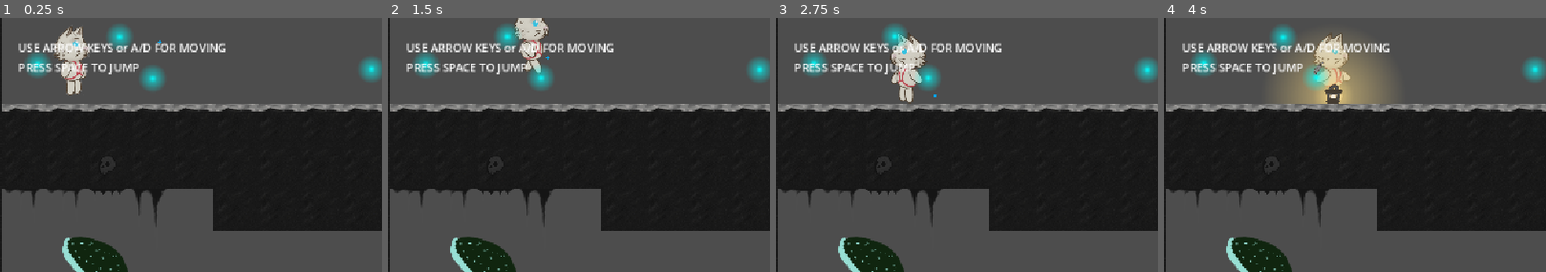
Above: before the commit, frames 1-4 (left to right).
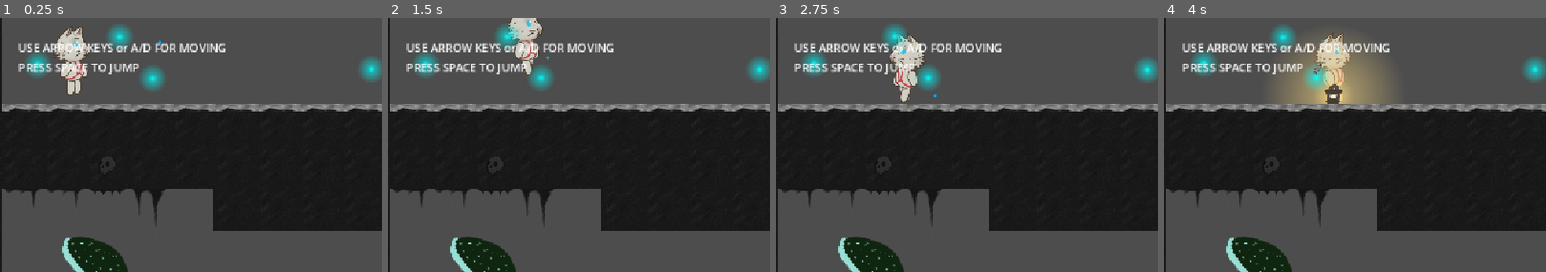
Above: after the commit, the same moments.

Repository: Mad2F/GameJam_2025
Game: Godot game, scene res://Game/Levels/LevelTutorial.tscn
Two runs of this game, one before a commit and one after it. Both use one fixed random seed, a clock stepped at 60 frames per second and the inputs below. Sound files missing from this copy of the repository are replaced by a short silence.
Inputs (mouse positions are % of the whole screen's width and height, from its top left):
- Up to frame 1 (0.25 s): no input
- Up to frame 2 (1.5 s): tap Space (move_jump) at 0.5, 0.77, 1.25 s; move the mouse to (72, 45) at 0.52 s; hold Right (move_right) from 0.53 s (still down); tap C (climb) at 0.6, 1.35 s; move the mouse to (30, 55) at 1.27 s
- Up to frame 3 (2.75 s): tap Space (move_jump) at 1.52, 2 s; move the mouse to (60, 28) at 2.02 s; release Right (move_right) at 2.03 s; hold Left (move_left) from 2.03 s (still down); hold Enter (enter) from 2.03 s (still down); tap C (climb) at 2.3 s
- Up to frame 4 (4 s): tap Space (move_jump) at 2.75, 3.02, 3.5, 3.77 s; move the mouse to (45, 70) at 2.77 s; release Left (move_left) at 2.78 s; release Enter (enter) at 2.78 s; hold Right (move_right) from 2.78 s (still down); tap G (use_grapin) at 2.85 s; tap C (climb) at 3.05, 3.8 s; move the mouse to (80, 65) at 3.52 s; hold E (use_lantern) from 3.53 s (still down)
The pictures show only the part of the screen within x 0-50%, y 0-50%; the shares and areas given below are measured in that part.

The runs differ from the first frame. In frame 1, 0.1% of the frame differs, in the area x 14-24%, y 2-31%; in frame 2, 1.0%, in the area x 31-42%, y 0-23%; in frame 3, 0.7%; in frame 4, 0.6%.

Commit message:
update sprite petit perso

Diff:
--- a/Game/player.tscn
+++ b/Game/player.tscn
@@ -1,12 +1,12 @@
-[gd_scene load_steps=41 format=3 uid="uid://dgk3j14qj66fo"]
+[gd_scene load_steps=42 format=3 uid="uid://dgk3j14qj66fo"]
 
 [ext_resource type="Script" uid="uid://c6ly5svc3dstr" path="res://Game/player.gd" id="1_h4tjw"]
-[ext_resource type="Texture2D" uid="uid://bgogyjqupyml3" path="res://Game/resources/sprites_player/sprites-climbing.png" id="2_oyrjc"]
-[ext_resource type="Texture2D" uid="uid://dwhxf45jq7v74" path="res://Game/resources/sprites_player/sprites-climbing-idle.png" id="3_ltdye"]
-[ext_resource type="Texture2D" uid="uid://fqfd2lem0kw2" path="res://Game/resources/sprites_player/sprites-jump.png" id="4_wxy0c"]
-[ext_resource type="Texture2D" uid="uid://bcsb3e4n7tokm" path="res://Game/resources/sprites_player/sprite-walking.png" id="5_ltdye"]
+[ext_resource type="Texture2D" uid="uid://dkudblk7oneng" path="res://Game/resources/sprites_player/sprites-climbing_2.png" id="2_uan04"]
+[ext_resource type="Texture2D" uid="uid://ckft70v84o36q" path="res://Game/resources/sprites_player/sprites-climbing-idle_2.png" id="3_uan04"]
+[ext_resource type="Texture2D" uid="uid://djym2gaegv584" path="res://Game/resources/sprites_player/sprites-jump_2.png" id="4_55vsq"]
+[ext_resource type="Texture2D" uid="uid://b7atagdugplg4" path="res://Game/resources/sprites_player/sprite-walking_2.png" id="5_uan04"]
 [ext_resource type="PackedScene" uid="uid://bnh8n283yi8w1" path="res://Game/Objects/rope_area.tscn" id="6_oyrjc"]
-[ext_resource type="Texture2D" uid="uid://slhbrjehhde1" path="res://Game/resources/sprites_player/sprites-idle.png" id="6_wxy0c"]
+[ext_resource type="Texture2D" uid="uid://ccvqbwpfpa3fu" path="res://Game/resources/sprites_player/sprites-idle_2.png" id="6_uan04"]
 [ext_resource type="PackedScene" uid="uid://m08mibsg58x0" path="res://Game/Objects/LightSource.tscn" id="7_ltdye"]
 [ext_resource type="AudioStream" uid="uid://bhnsufli8o2ad" path="res://Game/resources/audio/fall.ogg" id="7_oyrjc"]
 [ext_resource type="AudioStream" uid="uid://yduxwrcvrxjt" path="res://Game/resources/audio/step.ogg" id="8_ltdye"]
@@ -16,147 +16,154 @@
 [sub_resource type="RectangleShape2D" id="RectangleShape2D_5gpxt"]
 size = Vector2(49, 98)
 
-[sub_resource type="AtlasTexture" id="AtlasTexture_oah4x"]
-atlas = ExtResource("2_oyrjc")
-region = Rect2(43, 0, 160, 256)
-
-[sub_resource type="AtlasTexture" id="AtlasTexture_oyn4x"]
-atlas = ExtResource("2_oyrjc")
-region = Rect2(203, 0, 160, 256)
-
-[sub_resource type="AtlasTexture" id="AtlasTexture_55vsq"]
-atlas = ExtResource("2_oyrjc")
-region = Rect2(363, 0, 160, 256)
+[sub_resource type="AtlasTexture" id="AtlasTexture_v7jmu"]
+atlas = ExtResource("2_uan04")
+region = Rect2(0, 0, 256, 256)
+
+[sub_resource type="AtlasTexture" id="AtlasTexture_afkmq"]
+atlas = ExtResource("2_uan04")
+region = Rect2(256, 0, 256, 256)
+
+[sub_resource type="AtlasTexture" id="AtlasTexture_73f8u"]
+atlas = ExtResource("2_uan04")
+region = Rect2(512, 0, 256, 256)
+
+[sub_resource type="AtlasTexture" id="AtlasTexture_uyi2x"]
+atlas = ExtResource("2_uan04")
+region = Rect2(768, 0, 256, 256)
+
+[sub_resource type="AtlasTexture" id="AtlasTexture_i0ihy"]
+atlas = ExtResource("3_uan04")
+region = Rect2(0, 0, 256, 256)
+
+[sub_resource type="AtlasTexture" id="AtlasTexture_dgdgw"]
+atlas = ExtResource("3_uan04")
+region = Rect2(256, 0, 256, 256)
+
+[sub_resource type="AtlasTexture" id="AtlasTexture_x8ega"]
+atlas = ExtResource("3_uan04")
+region = Rect2(512, 0, 256, 256)
+
+[sub_resource type="AtlasTexture" id="AtlasTexture_c8p8j"]
+atlas = ExtResource("3_uan04")
+region = Rect2(768, 0, 256, 256)
 
 [sub_resource type="AtlasTexture" id="AtlasTexture_uan04"]
-atlas = ExtResource("2_oyrjc")
-region = Rect2(523, 0, 160, 256)
-
-[sub_resource type="AtlasTexture" id="AtlasTexture_i0ihy"]
-atlas = ExtResource("3_ltdye")
-region = Rect2(43, 0, 160, 256)
-
-[sub_resource type="AtlasTexture" id="AtlasTexture_dgdgw"]
-atlas = ExtResource("3_ltdye")
-region = Rect2(203, 0, 160, 256)
-
-[sub_resource type="AtlasTexture" id="AtlasTexture_x8ega"]
-atlas = ExtResource("3_ltdye")
-region = Rect2(363, 0, 160, 256)
-
-[sub_resource type="AtlasTexture" id="AtlasTexture_c8p8j"]
-atlas = ExtResource("3_ltdye")
-region = Rect2(523, 0, 160, 256)
+atlas = ExtResource("4_55vsq")
+region = Rect2(0, 0, 256, 256)
 
 [sub_resource type="AtlasTexture" id="AtlasTexture_fue66"]
-atlas = ExtResource("4_wxy0c")
-region = Rect2(10, 0, 160, 256)
+atlas = ExtResource("4_55vsq")
+region = Rect2(256, 0, 256, 256)
 
 [sub_resource type="AtlasTexture" id="AtlasTexture_f73ik"]
-atlas = ExtResource("4_wxy0c")
-region = Rect2(170, 0, 160, 256)
+atlas = ExtResource("4_55vsq")
+region = Rect2(512, 0, 256, 256)
 
 [sub_resource type="AtlasTexture" id="AtlasTexture_x5yi1"]
-atlas = ExtResource("4_wxy0c")
-region = Rect2(330, 0, 160, 256)
+atlas = ExtResource("4_55vsq")
+region = Rect2(768, 0, 256, 256)
 
 [sub_resource type="AtlasTexture" id="AtlasTexture_rhdce"]
-atlas = ExtResource("4_wxy0c")
-region = Rect2(490, 0, 160, 256)
+atlas = ExtResource("4_55vsq")
+region = Rect2(1024, 0, 256, 256)
 
 [sub_resource type="AtlasTexture" id="AtlasTexture_i0ocv"]
-atlas = ExtResource("4_wxy0c")
-region = Rect2(650, 0, 160, 256)
+atlas = ExtResource("4_55vsq")
+region = Rect2(1280, 0, 256, 256)
+
+[sub_resource type="AtlasTexture" id="AtlasTexture_q3p0d"]
+atlas = ExtResource("5_uan04")
+region = Rect2(0, 0, 256, 256)
+
+[sub_resource type="AtlasTexture" id="AtlasTexture_qg03y"]
+atlas = ExtResource("5_uan04")
+region = Rect2(256, 0, 256, 256)
+
+[sub_resource type="AtlasTexture" id="AtlasTexture_wmwp3"]
+atlas = ExtResource("5_uan04")
+region = Rect2(512, 0, 256, 256)
+
+[sub_resource type="AtlasTexture" id="AtlasTexture_yu7p2"]
+atlas = ExtResource("5_uan04")
+region = Rect2(768, 0, 256, 256)
+
+[sub_resource type="AtlasTexture" id="AtlasTexture_jd2lv"]
+atlas = ExtResource("5_uan04")
+region = Rect2(1024, 0, 256, 256)
+
+[sub_resource type="AtlasTexture" id="AtlasTexture_1v02h"]
+atlas = ExtResource("5_uan04")
+region = Rect2(1280, 0, 256, 256)
+
+[sub_resource type="AtlasTexture" id="AtlasTexture_8uqo0"]
+atlas = ExtResource("5_uan04")
+region = Rect2(1536, 0, 256, 256)
+
+[sub_resource type="AtlasTexture" id="AtlasTexture_p77c3"]
+atlas = ExtResource("5_uan04")
+region = Rect2(1792, 0, 256, 256)
+
+[sub_resource type="AtlasTexture" id="AtlasTexture_k6jfk"]
+atlas = ExtResource("5_uan04")
+region = Rect2(2048, 0, 256, 256)
 
 [sub_resource type="AtlasTexture" id="AtlasTexture_pnbr7"]
-atlas = ExtResource("4_wxy0c")
-region = Rect2(810, 0, 160, 256)
-
-[sub_resource type="AtlasTexture" id="AtlasTexture_wxy0c"]
-atlas = ExtResource("5_ltdye")
-region = Rect2(32, 0, 169, 256)
-
-[sub_resource type="AtlasTexture" id="AtlasTexture_q3p0d"]
-atlas = ExtResource("5_ltdye")
-region = Rect2(201, 0, 169, 256)
-
-[sub_resource type="AtlasTexture" id="AtlasTexture_qg03y"]
-atlas = ExtResource("5_ltdye")
-region = Rect2(370, 0, 169, 256)
-
-[sub_resource type="AtlasTexture" id="AtlasTexture_wmwp3"]
-atlas = ExtResource("5_ltdye")
-region = Rect2(539, 0, 169, 256)
-
-[sub_resource type="AtlasTexture" id="AtlasTexture_yu7p2"]
-atlas = ExtResource("5_ltdye")
-region = Rect2(708, 0, 169, 256)
-
-[sub_resource type="AtlasTexture" id="AtlasTexture_jd2lv"]
-atlas = ExtResource("5_ltdye")
-region = Rect2(877, 0, 169, 256)
-
-[sub_resource type="AtlasTexture" id="AtlasTexture_1v02h"]
-atlas = ExtResource("5_ltdye")
-region = Rect2(1046, 0, 169, 256)
-
-[sub_resource type="AtlasTexture" id="AtlasTexture_8uqo0"]
-atlas = ExtResource("5_ltdye")
-region = Rect2(1215, 0, 169, 256)
+atlas = ExtResource("6_uan04")
+region = Rect2(0, 0, 256, 256)
 
 [sub_resource type="AtlasTexture" id="AtlasTexture_47pij"]
-atlas = ExtResource("6_wxy0c")
-region = Rect2(42, 0, 160, 256)
+atlas = ExtResource("6_uan04")
+region = Rect2(256, 0, 256, 256)
 
 [sub_resource type="AtlasTexture" id="AtlasTexture_vwljm"]
-atlas = ExtResource("6_wxy0c")
-region = Rect2(202, 0, 160, 256)
+atlas = ExtResource("6_uan04")
+region = Rect2(512, 0, 256, 256)
 
 [sub_resource type="AtlasTexture" id="AtlasTexture_dc5xv"]
-atlas = ExtResource("6_wxy0c")
-region = Rect2(362, 0, 160, 256)
-
-[sub_resource type="AtlasTexture" id="AtlasTexture_n07e0"]
-atlas = ExtResource("6_wxy0c")
-region = Rect2(522, 0, 160, 256)
+atlas = ExtResource("6_uan04")
+region = Rect2(768, 0, 256, 256)
 
 [sub_resource type="SpriteFrames" id="SpriteFrames_5gpxt"]
 animations = [{
 "frames": [{
 "duration": 1.0,
-"texture": SubResource("AtlasTexture_oah4x")
-}, {
-"duration": 1.0,
-"texture": SubResource("AtlasTexture_oyn4x")
-}, {
-"duration": 1.0,
-"texture": SubResource("AtlasTexture_55vsq")
-}, {
+"texture": SubResource("AtlasTexture_v7jmu")
+}, {
+"duration": 1.0,
+"texture": SubResource("AtlasTexture_afkmq")
+}, {
+"duration": 1.0,
+"texture": SubResource("AtlasTexture_73f8u")
+}, {
+"duration": 1.0,
+"texture": SubResource("AtlasTexture_uyi2x")
+}],
+"loop": true,
+"name": &"Climb",
+"speed": 5.0
+}, {
+"frames": [{
+"duration": 1.0,
+"texture": SubResource("AtlasTexture_i0ihy")
+}, {
+"duration": 1.0,
+"texture": SubResource("AtlasTexture_dgdgw")
+}, {
+"duration": 1.0,
+"texture": SubResource("AtlasTexture_x8ega")
+}, {
+"duration": 1.0,
+"texture": SubResource("AtlasTexture_c8p8j")
+}],
+"loop": true,
+"name": &"Climb_Idle",
+"speed": 5.0
+}, {
+"frames": [{
 "duration": 1.0,
 "texture": SubResource("AtlasTexture_uan04")
-}],
-"loop": true,
-"name": &"Climb",
-"speed": 5.0
-}, {
-"frames": [{
-"duration": 1.0,
-"texture": SubResource("AtlasTexture_i0ihy")
-}, {
-"duration": 1.0,
-"texture": SubResource("AtlasTexture_dgdgw")
-}, {
-"duration": 1.0,
-"texture": SubResource("AtlasTexture_x8ega")
-}, {
-"duration": 1.0,
-"texture": SubResource("AtlasTexture_c8p8j")
-}],
-"loop": true,
-"name": &"Climb_Idle",
-"speed": 5.0
-}, {
-"frames": [{
+}, {
 "duration": 1.0,
 "texture": SubResource("AtlasTexture_fue66")
 }, {
@@ -171,9 +178,6 @@
 }, {
 "duration": 1.0,
 "texture": SubResource("AtlasTexture_i0ocv")
-}, {
-"duration": 1.0,
-"texture": SubResource("AtlasTexture_pnbr7")
 }],
 "loop": true,
 "name": &"Jump",
@@ -181,9 +185,6 @@
 }, {
 "frames": [{
 "duration": 1.0,
-"texture": SubResource("AtlasTexture_wxy0c")
-}, {
-"duration": 1.0,
 "texture": SubResource("AtlasTexture_q3p0d")
 }, {
 "duration": 1.0,
@@ -203,6 +204,12 @@
 }, {
 "duration": 1.0,
 "texture": SubResource("AtlasTexture_8uqo0")
+}, {
+"duration": 1.0,
+"texture": SubResource("AtlasTexture_p77c3")
+}, {
+"duration": 1.0,
+"texture": SubResource("AtlasTexture_k6jfk")
 }],
 "loop": true,
 "name": &"Walk",
@@ -210,6 +217,9 @@
 }, {
 "frames": [{
 "duration": 1.0,
+"texture": SubResource("AtlasTexture_pnbr7")
+}, {
+"duration": 1.0,
 "texture": SubResource("AtlasTexture_47pij")
 }, {
 "duration": 1.0,
@@ -217,9 +227,6 @@
 }, {
 "duration": 1.0,
 "texture": SubResource("AtlasTexture_dc5xv")
-}, {
-"duration": 1.0,
-"texture": SubResource("AtlasTexture_n07e0")
 }],
 "loop": true,
 "name": &"Walk_Idle",
Binary file removed: Game/resources/sprites_player/sprite-walking.png
Binary file added: Game/resources/sprites_player/sprite-walking_2.png
Binary file added: Game/resources/sprites_player/sprites-climbing-idle_2.png
Binary file added: Game/resources/sprites_player/sprites-climbing_2.png
Binary file added: Game/resources/sprites_player/sprites-idle_2.png
Binary file added: Game/resources/sprites_player/sprites-jump_2.png
Binary file added: Game/resources/sprites_player/sprites-rope.png
Binary file added: Game/resources/sprites_player/sprites-ropepick.png
